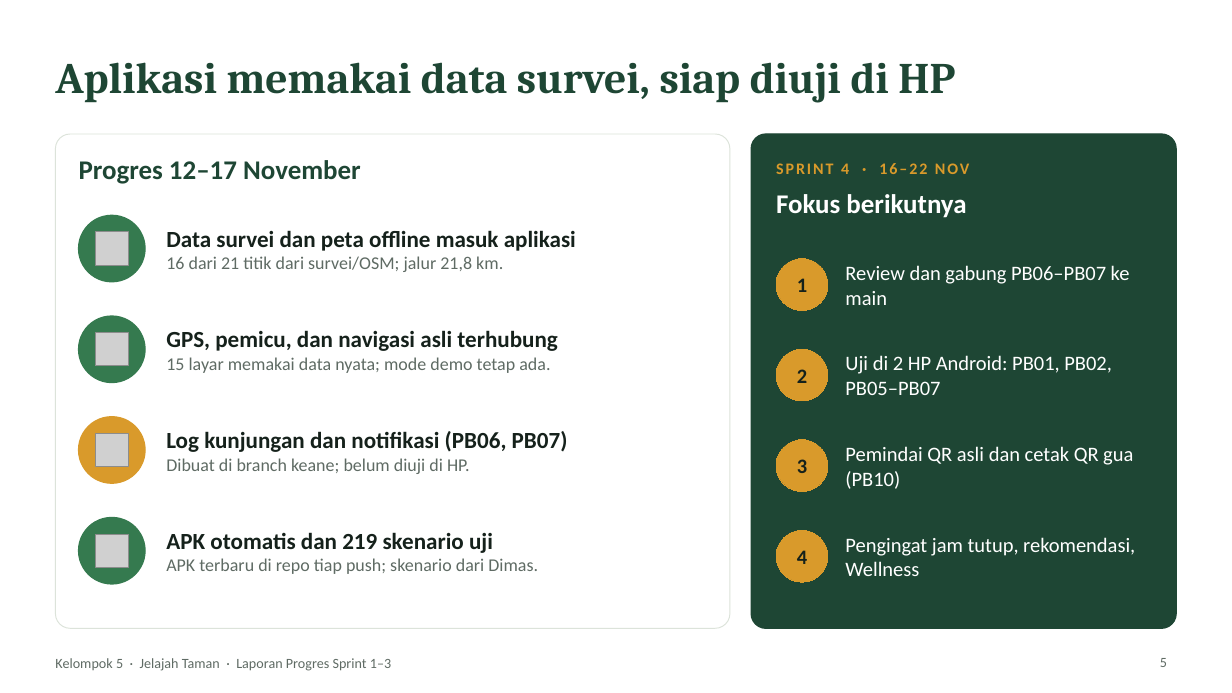
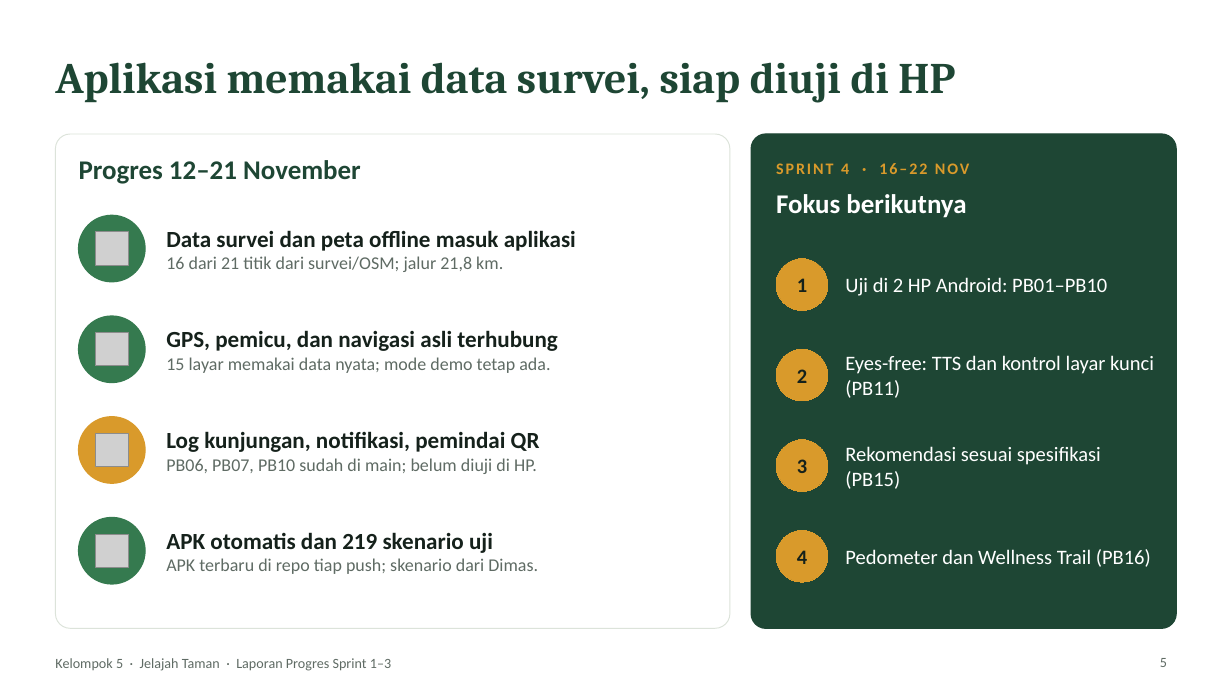
Before and after one commit to keaneplim/Transformasi-Digital-UAS, a slide deck: slide 5 of docs/presentation/Progres_Sprint1-2_Kel5_Jelajah_Taman.pptx. Drawn at 1232x693 pixels with LibreOffice and Linux fonts; fonts in the diff are those of the drawing; grey boxes stand for pictures; background and template pictures are left out. Boxes give left, top, right and bottom in pixels: in the first picture for what was removed or moved away, otherwise in the second. Text is boxed around its words. In the diff, an @@ line names an element or a change of style, - is before the commit and + after.

```diff
--- a/docs/presentation/Progres_Sprint1-2_Kel5_Jelajah_Taman.pptx
+++ b/docs/presentation/Progres_Sprint1-2_Kel5_Jelajah_Taman.pptx
@@ text at (79, 160, 361, 184): text changed @@
-Progres 12–17 November
+Progres 12–21 November
@@ text at (845, 277, 1107, 296): text changed @@
-Review dan gabung PB06–PB07 ke main
+Uji di 2 HP Android: PB01–PB10
@@ text at (845, 355, 1154, 398): text changed @@
-Uji di 2 HP Android: PB01, PB02, PB05–PB07
+Eyes-free: TTS dan kontrol layar kunci (PB11)
@@ text at (166, 431, 540, 474): text changed; size 18 to 14 pt; text colour #15211B to #5F6B64; bold off @@
-Log kunjungan dan notifikasi (PB06, PB07)
-Dibuat di branch keane; belum diuji di HP.
+Log kunjungan, notifikasi, pemindai QR
+PB06, PB07, PB10 sudah di main; belum diuji di HP.
@@ text at (845, 446, 1101, 489): text changed @@
-Pemindai QR asli dan cetak QR gua (PB10)
+Rekomendasi sesuai spesifikasi (PB15)
@@ text at (845, 549, 1151, 567): text changed @@
-Pengingat jam tutup, rekomendasi, Wellness
+Pedometer dan Wellness Trail (PB16)
```
Also in this commit, not shown: 2 other slides changed, 4 slides added.
